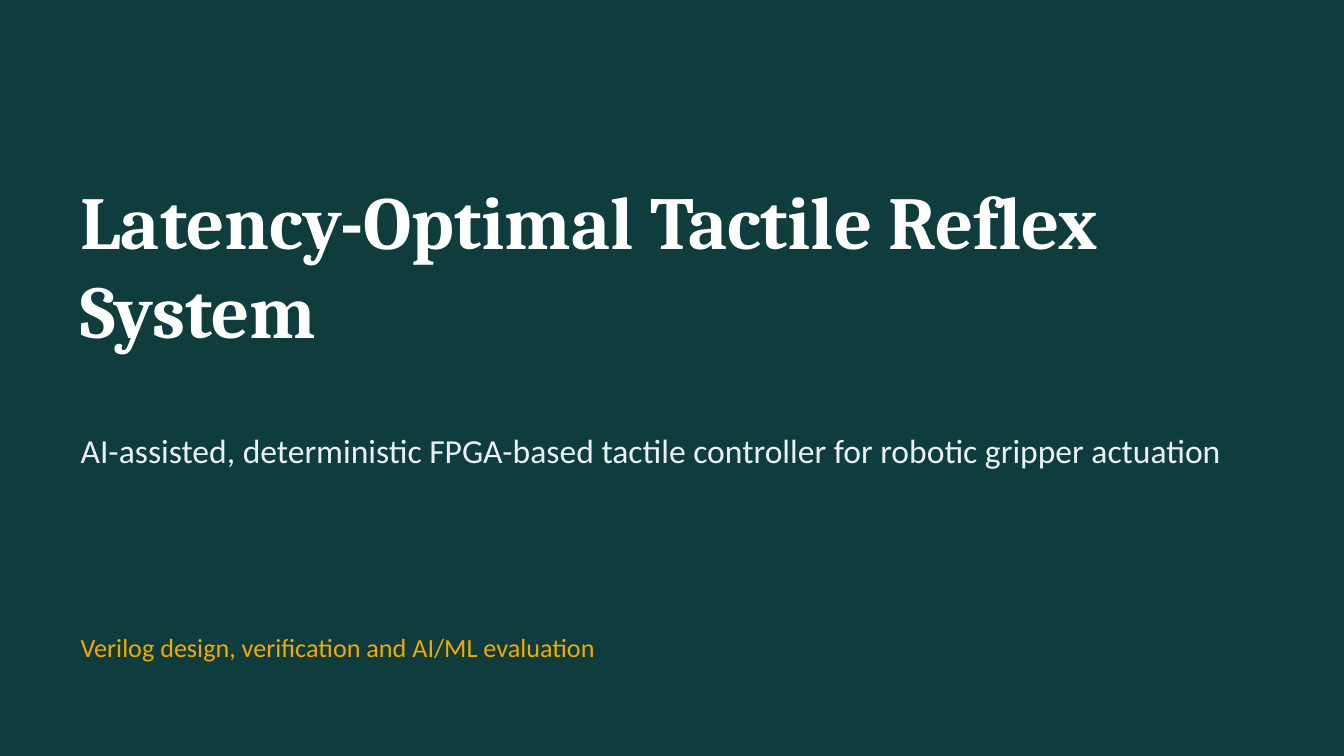
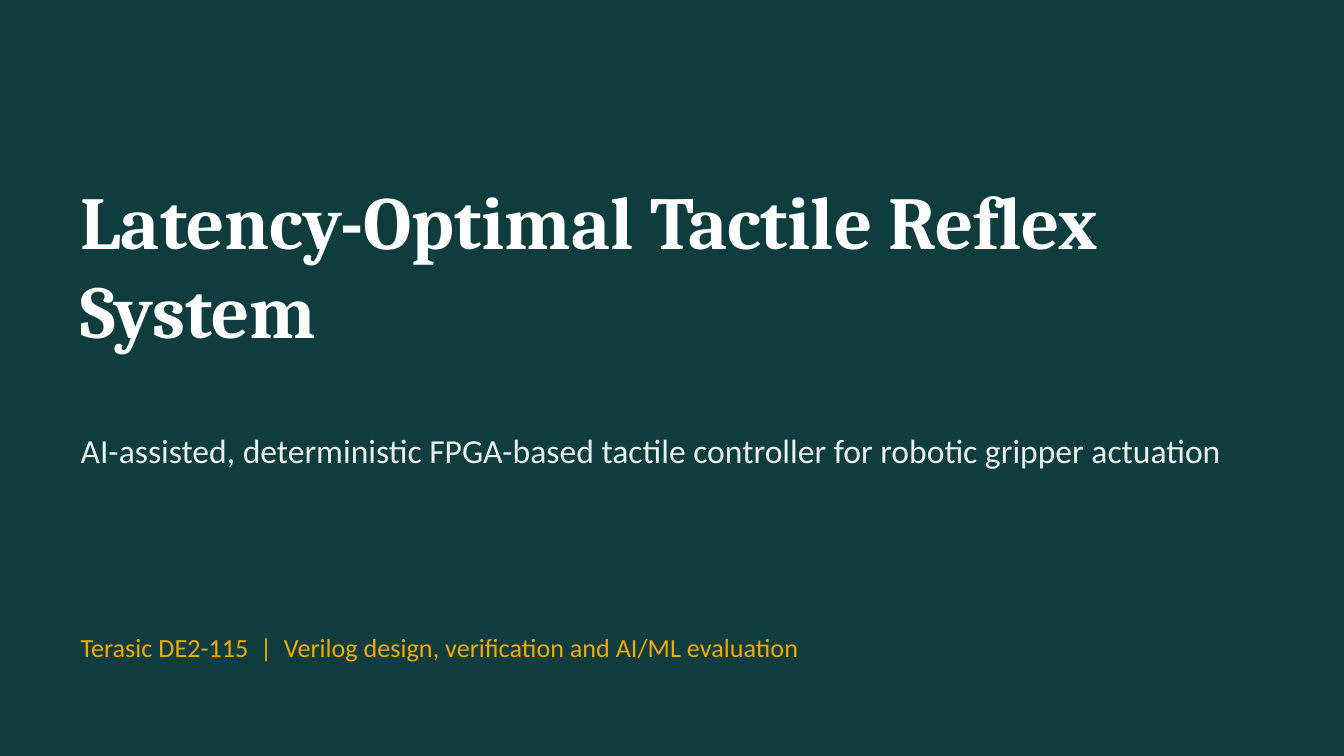
Before and after one commit to sanjiv283/tactile-reflex-system, a slide deck: slide 1 of docs/tactile_reflex_system.pptx. Drawn at 1344x756 pixels with LibreOffice and Linux fonts; fonts in the diff are those of the drawing. Boxes give left, top, right and bottom in pixels: in the first picture for what was removed or moved away, otherwise in the second. Text is boxed around its words. In the diff, an @@ line names an element or a change of style, - is before the commit and + after.

```diff
--- a/docs/tactile_reflex_system.pptx
+++ b/docs/tactile_reflex_system.pptx
@@ text at bbox=[81, 639, 798, 662]: text changed @@
-Verilog design, verification and AI/ML evaluation
+Terasic DE2-115 | Verilog design, verification and AI/ML evaluation
```
Also in this commit, not shown: 11 other slides changed, 49 other files.
